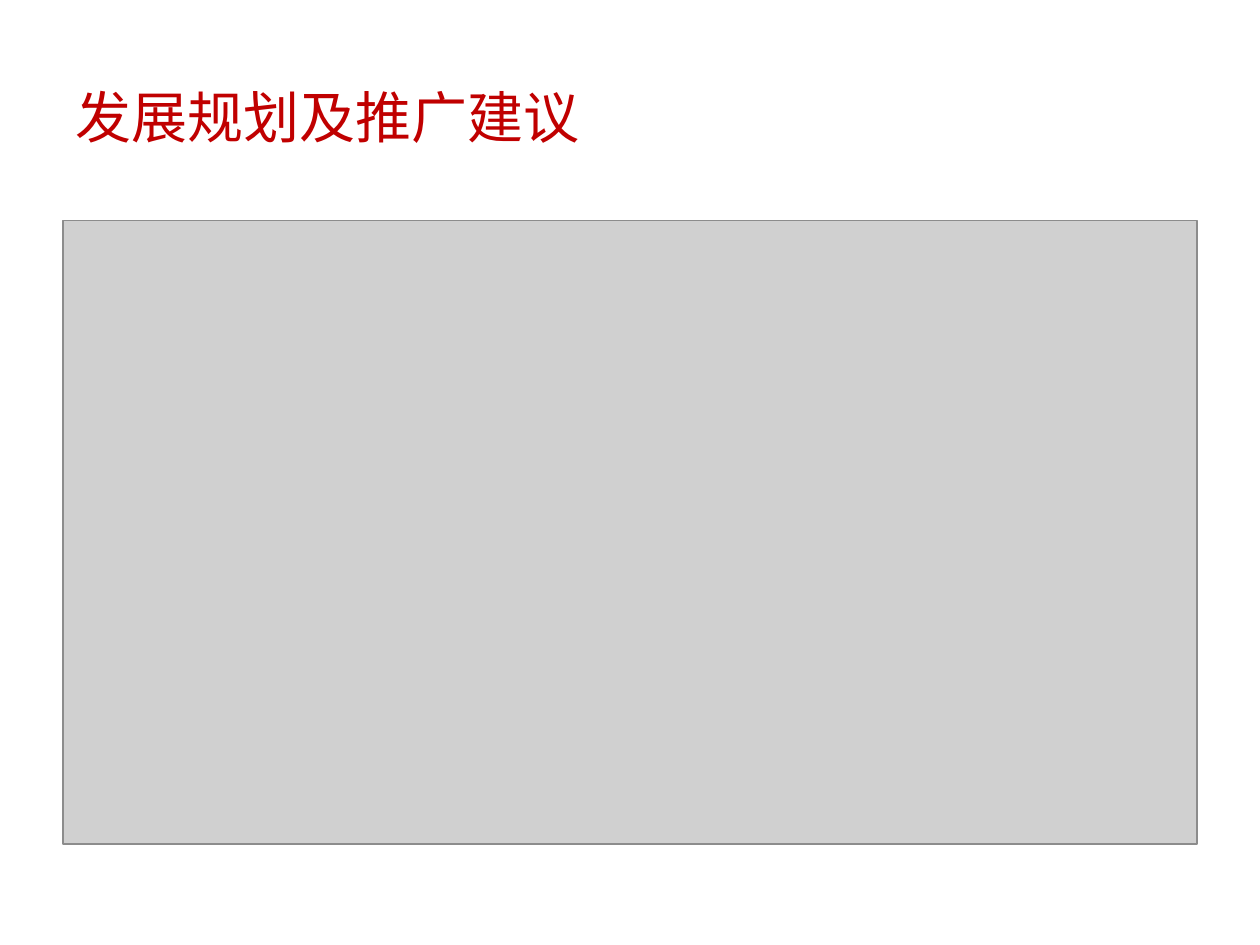
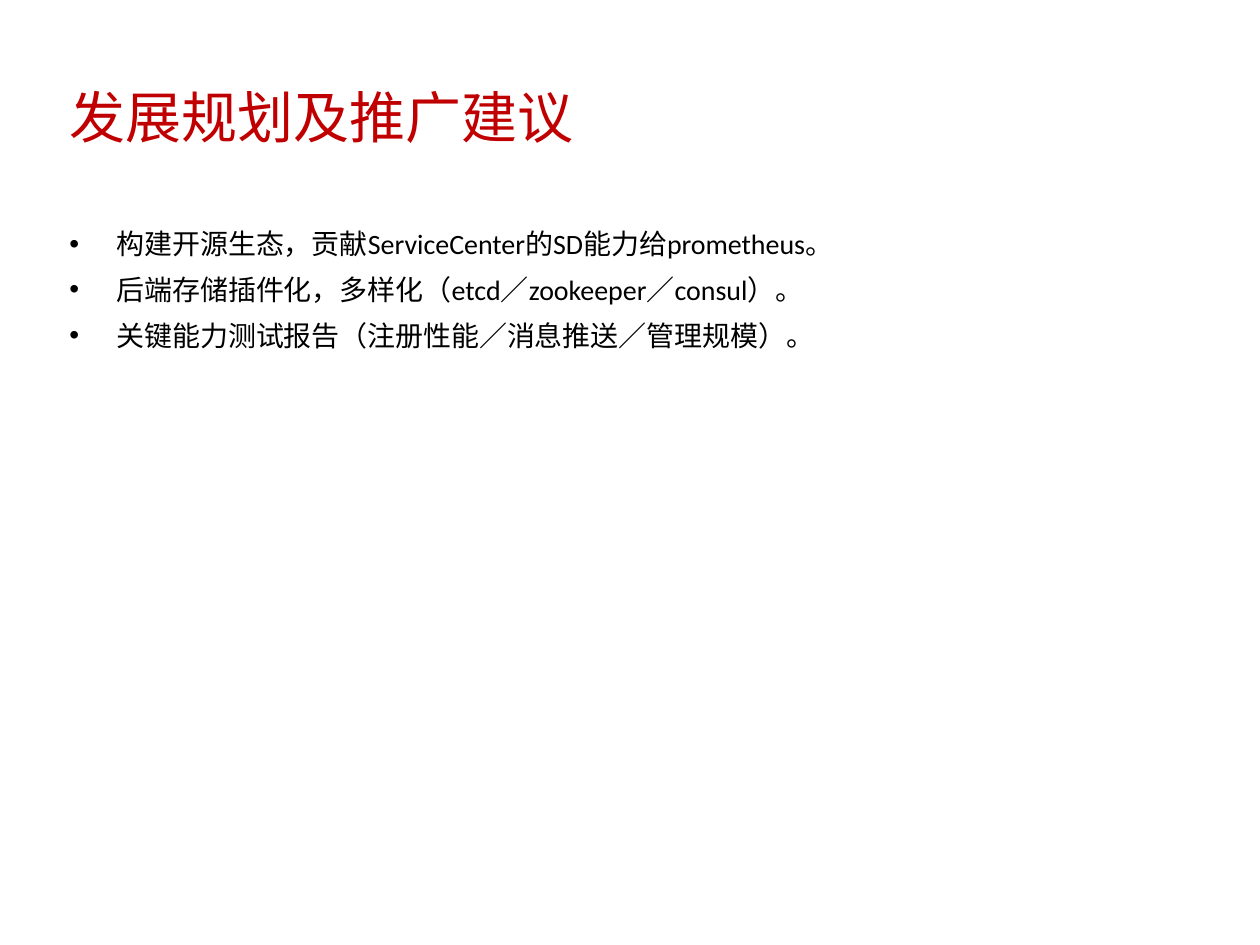
Before and after one commit to little-cui/sc-tester, a slide deck: slide 7 of doc/analysis.ppt. Drawn at 1260x945 pixels with LibreOffice and Linux fonts; fonts in the diff are those of the drawing; grey boxes stand for pictures. Boxes give left, top, right and bottom in pixels: in the first picture for what was removed or moved away, otherwise in the second. Text is boxed around its words. In the diff, an @@ line names an element or a change of style, - is before the commit and + after.

```diff
--- a/doc/analysis.ppt
+++ b/doc/analysis.ppt
@@ title "发展规划及推广建议": place and size @@
-title "发展规划及推广建议" at box(76, 91, 580, 143)
+title "发展规划及推广建议" at box(69, 91, 573, 143)
@@ picture removed at box(63, 220, 1197, 844) @@
@@ text added at box(117, 230, 834, 349), 16 pt, text #000000 @@
+• 构建开源生态，贡献ServiceCenter的SD能力给prometheus。
+• 后端存储插件化，多样化（etcd／zookeeper／consul）。
+• 关键能力测试报告（注册性能／消息推送／管理规模）。
```
Also in this commit, not shown: 5 other slides changed.
